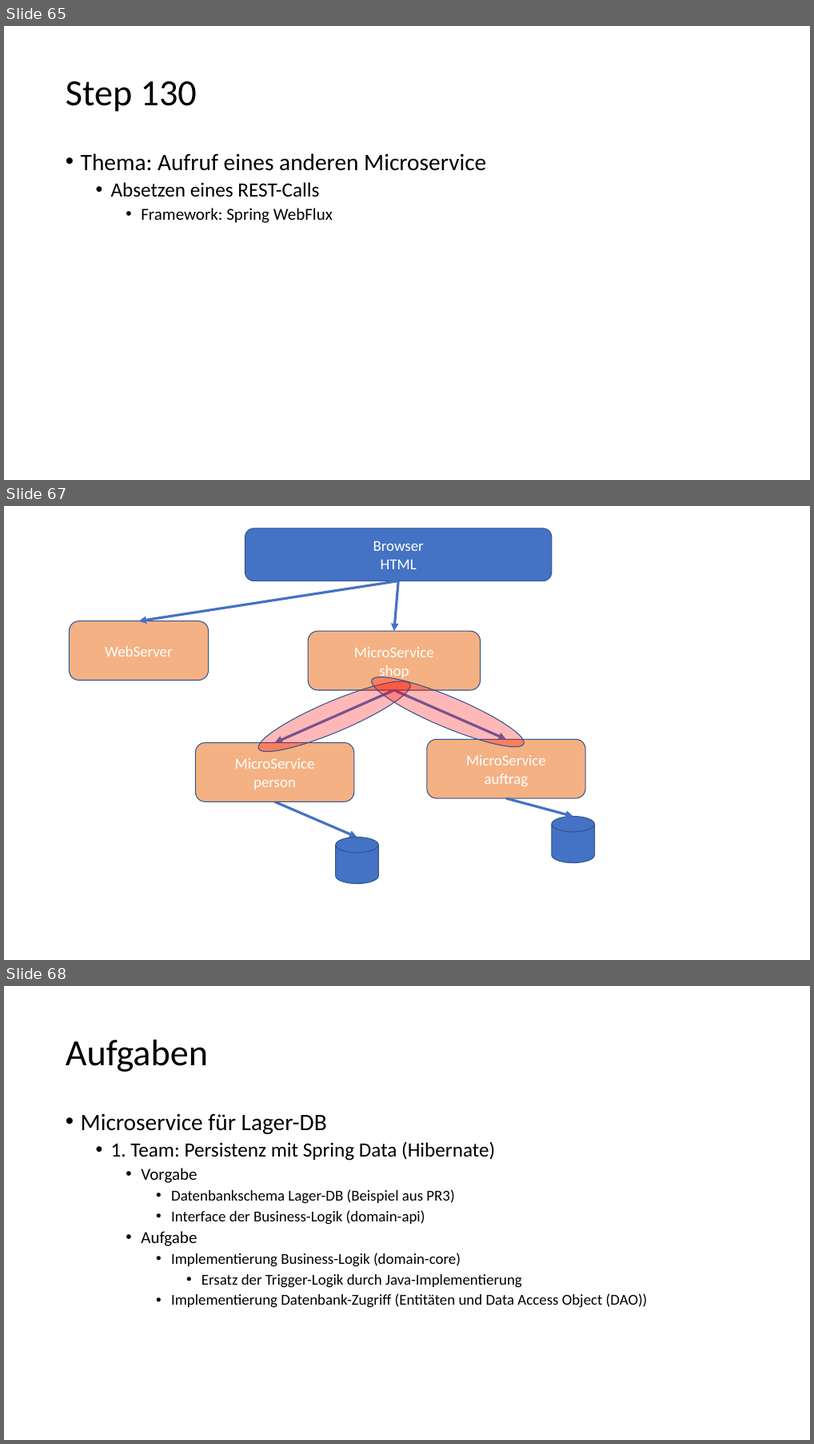
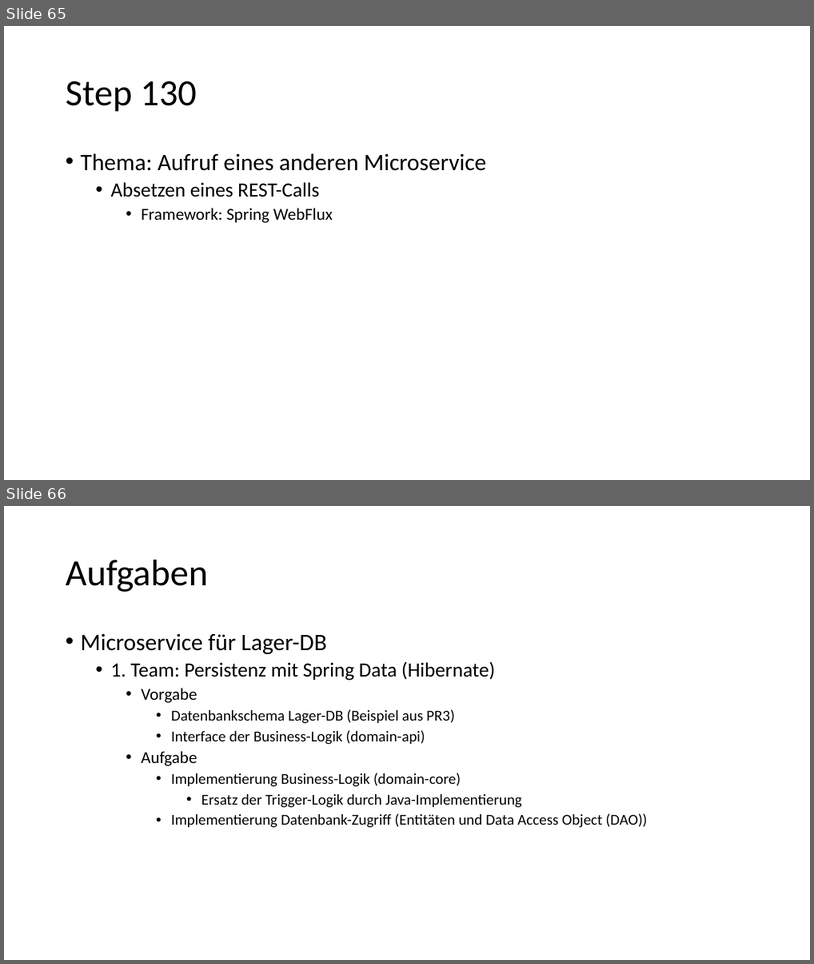
Before and after one commit to igeldo/PR4-SoSe23, a slide deck: Java-Starter.pptx. Shown one above the other, each under a label of ours: slides 65, 67 and 68 before the commit, slides 65 and 66 after it; the slides between them are not shown. The pictures are 814x1444 and 814x964 pixels, drawn with LibreOffice and Linux fonts; fonts in the diff are those of the drawing. Boxes give left, top, right and bottom in pixels: in the first picture for what was removed or moved away, otherwise in the second. Text is boxed around its words. In the diff, an @@ line names an element or a change of style, - is before the commit and + after.

```diff
--- a/Java-Starter.pptx
+++ b/Java-Starter.pptx
@@ slide 67 removed at [4,506,810,960], background #FFFFFF @@
@@ rounded rectangle removed at [246,528,552,581] @@
-Browser
-HTML
@@ arrow removed from (398, 581) to (139, 621) @@
@@ arrow removed from (398, 581) to (394, 632) @@
@@ rounded rectangle removed at [70,621,209,680] @@
-WebServer
@@ rounded rectangle removed at [308,632,481,691] @@
-MicroService
-shop
@@ ellipse removed at [253,670,417,763] @@
@@ ellipse removed at [366,666,530,758] @@
@@ arrow removed from (394, 690) to (275, 743) @@
@@ arrow removed from (394, 690) to (506, 739) @@
@@ rounded rectangle removed at [196,743,354,802] @@
-MicroService
-person
@@ rounded rectangle removed at [427,739,586,798] @@
-MicroService
-auftrag
@@ arrow removed from (275, 802) to (358, 837) @@
@@ arrow removed from (506, 798) to (574, 816) @@
@@ cylinder removed at [552,816,595,863] @@
@@ cylinder removed at [335,837,378,884] @@
@@ what was slide 68 is now slide 66 @@
```
Also in this commit, not shown: 7 slides changed, 1 other slide removed, 2 other files.
